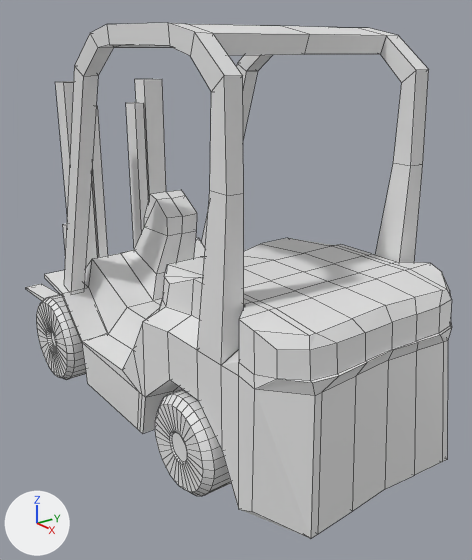
The Blender file blends/forklift.blend, before and after one commit.
Both versions are drawn from a 50 mm lens placed at (7.43, -5.19, 3.99), pointed at (-0.28, 0.61, 0.56). The lights are fixed; the arrows at lower left show +X, +Y and +Z. Mesh edges are drawn as thin lines.
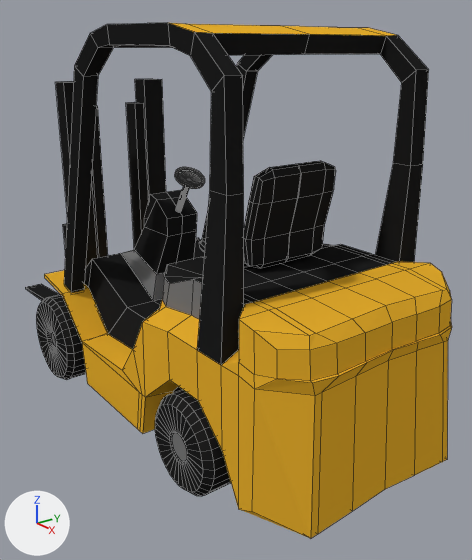
Location of each change, (x1, y1, x2, y2) in pixels of the pictures (472 x 560 px):
'Cube', reshaped, modifiers changed
    both: (25, 23, 452, 538)
part 1 of me_cube_001, added (black)
    after: (135, 79, 166, 201)
part 2 of me_cube_001, added (black)
    after: (126, 102, 148, 248)
part 3 of me_cube_001, added
    after: (175, 167, 205, 212)
part 4 of me_cube_001, added
    after: (199, 238, 248, 266)
part 5 of me_cube_001, added (black)
    after: (244, 161, 335, 268)
part 6 of me_cube_001, built on
    after: (167, 26, 452, 489)
part 7 of me_cube_001, recoloured (grey to black)
    both: (25, 23, 327, 496)
part 8 of me_cube_001, recoloured (grey to orange)
    both: (44, 23, 393, 538)
part 9 of me_cube_001, recoloured
    both: (51, 250, 202, 461)

Patch to the scene script:
```diff
--- a/blends/forklift.blend.py
+++ b/blends/forklift.blend.py
@@ mat_metal @@
+mat_metal = diffuse_material('metal')
+mat_metal.base_color = (0.19, 0.19, 0.19)  # grey #797979
@@ mat_black @@
+mat_black = diffuse_material('Black')
+mat_black.base_color = (0.0147, 0.0147, 0.0147)  # black #202020
@@ mat_yellow @@
+mat_yellow = diffuse_material('yellow')
+mat_yellow.base_color = (0.8, 0.425, 0.0269)  # orange #e7ae2e
@@ me_cube_001 @@
 # used by ob_cube; location = (0.0, 0.0, 0.0); scale = (1.77, 1.12, 0.867)
-me_cube_001.from_pydata(...)  # 640 vertices, 552 faces; spans x -3.23..1.92, y -1.53..0.0, z -1.41..4.89
+me_cube_001.from_pydata(...)  # 1626 vertices, 1469 faces; spans x -3.23..1.92, y -1.53..1.53, z -1.41..4.89
+# me_cube_001 part 1: a new loose piece, a box spanning x -1.74..-1.56, y 0.49..0.8, z -1.06..4.0, in mat_black (black #202020)
+# me_cube_001 part 2: a new loose piece, a box spanning x -1.74..-1.56, y 0.31..0.46, z -0.68..3.55, in mat_black (black #202020)
+# me_cube_001 part 3: a new loose piece of 224 vertices spanning x -0.67..-0.22, y -0.19..0.21, z 1.45..2.68, in mat_metal (grey #797979)
+# me_cube_001 part 4: a new loose piece of 84 vertices spanning x 0.26..0.83, y -0.57..0.57, z 1.64..1.87, in mat_black (black #202020)
+# me_cube_001 part 5: a new loose piece of 84 vertices spanning x 0.82..1.01, y -0.57..0.57, z 1.67..3.11, in mat_black (black #202020)
+# me_cube_001 part 6
+# 3 faces are deleted
+# 134 vertices are added at x -1.52..1.92, y 0.23..1.4, z -1.16..4.89
+# 13 new vertices lie (0.0, 0.46, 0.0) away from vertices in x -1.52..1.59, y 0.0, z -1.15..1.63
+# 9 new vertices lie (0.0, 0.45, 0.0) away from vertices in x -1.52..1.59, y 0.46, z -1.15..0.93
+# 7 new vertices lie (0.0, 0.09, 0.0) away from vertices in x -1.52..1.59, y 0.91, z -1.15
+# 9 new vertices lie (0.0, 0.38, 0.0) away from vertices in x -1.52..1.32, y 1.0, z -1.15..0.51
+# 6 new vertices lie (0.0, 0.19, 0.0) away from vertices in x -1.09..1.31, y 1.08..1.14, z 0.33..4.78
+# 105 new faces join them, mat_black (black #202020)
+# 87 new faces join them, mat_yellow (orange #e7ae2e)
+# 12 new faces join them, mat_metal (grey #797979)
+# me_cube_001 part 7: 451 faces spanning x -3.23..1.49, y -1.53..0.0, z -1.41..4.89 switch from no material to mat_black (black #202020)
+# me_cube_001 part 8: 87 faces spanning x -1.52..1.92, y -1.4..0.0, z -1.15..4.89 switch from no material to mat_yellow (orange #e7ae2e)
+# me_cube_001 part 9: 14 faces spanning x -1.32..1.07, y -1.49..0.0, z -0.82..1.63 switch from no material to mat_metal (grey #797979)
@@ ob_cube @@
 ob_cube.scale = (1.77, 1.12, 0.867)
-_m = ob_cube.modifiers.new('Mirror', 'MIRROR')
-_m.use_axis = (False, True, False)
-_m.use_clip = True
```
